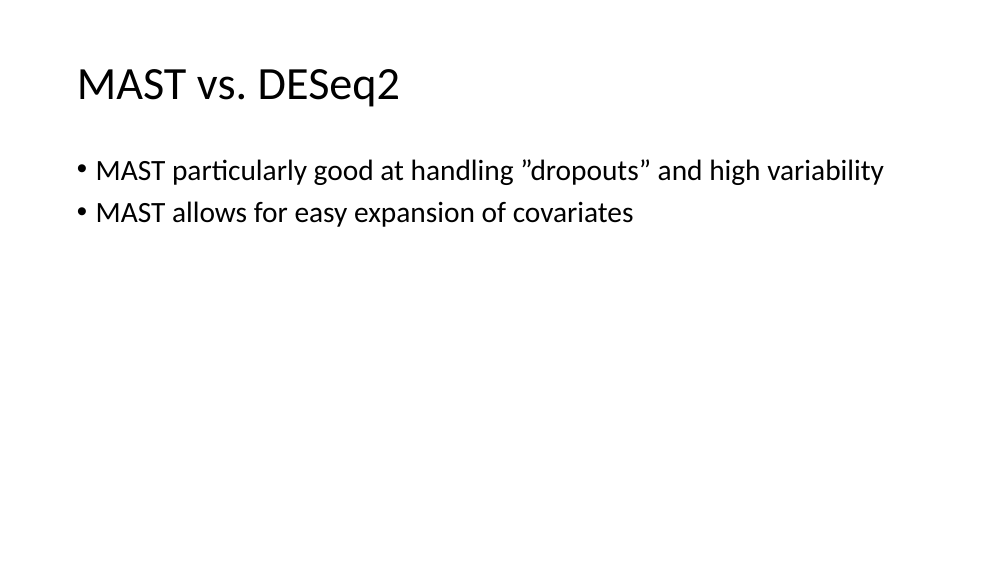
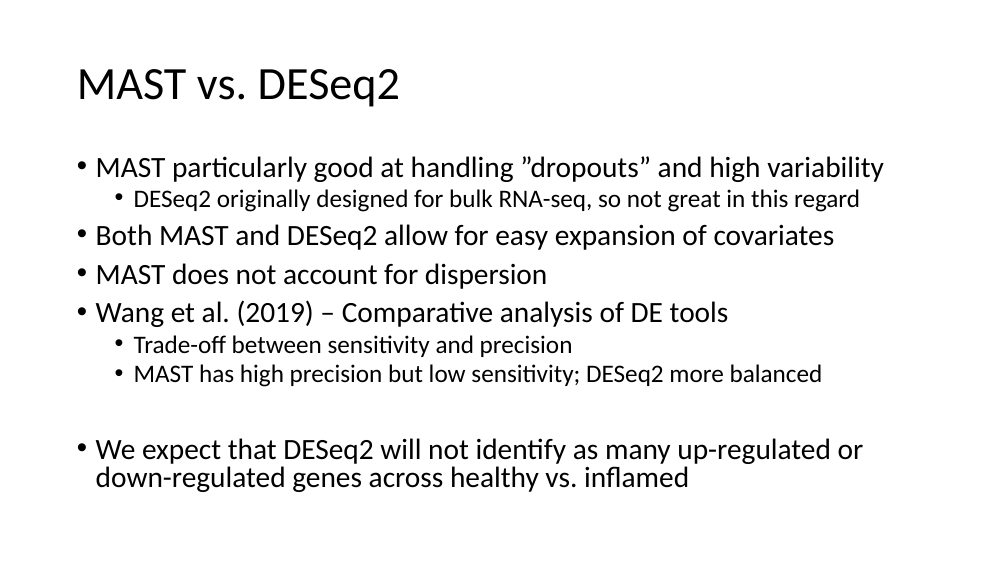
Before and after one commit to anthonylopes54/CPSC-445, a slide deck: slide 10 of cpsc445Presentation.pptx (slide 9 before the commit). Drawn at 1008x567 pixels with LibreOffice and Linux fonts; fonts in the diff are those of the drawing. Boxes give left, top, right and bottom in pixels: in the first picture for what was removed or moved away, otherwise in the second. Text is boxed around its words. In the diff, an @@ line names an element or a change of style, - is before the commit and + after.

```diff
--- a/cpsc445Presentation.pptx
+++ b/cpsc445Presentation.pptx
@@ text at [96, 156, 884, 182]: line spacing 0.9 to 0.8 @@
@@ text at [96, 189, 864, 492]: text changed @@
-• MAST allows for easy expansion of covariates
+  • DESeq2 originally designed for bulk RNA-seq, so not great in this regard
+• Both MAST and DESeq2 allow for easy expansion of covariates
+• MAST does not account for dispersion
+• Wang et al. (2019) – Comparative analysis of DE tools
+  • Trade-off between sensitivity and precision
+  • MAST has high precision but low sensitivity; DESeq2 more balanced
+• We expect that DESeq2 will not identify as many up-regulated or down-regulated genes across healthy vs. inflamed
```
Also in this commit, not shown: 1 other slide changed, 1 slide added, 1 other file.
